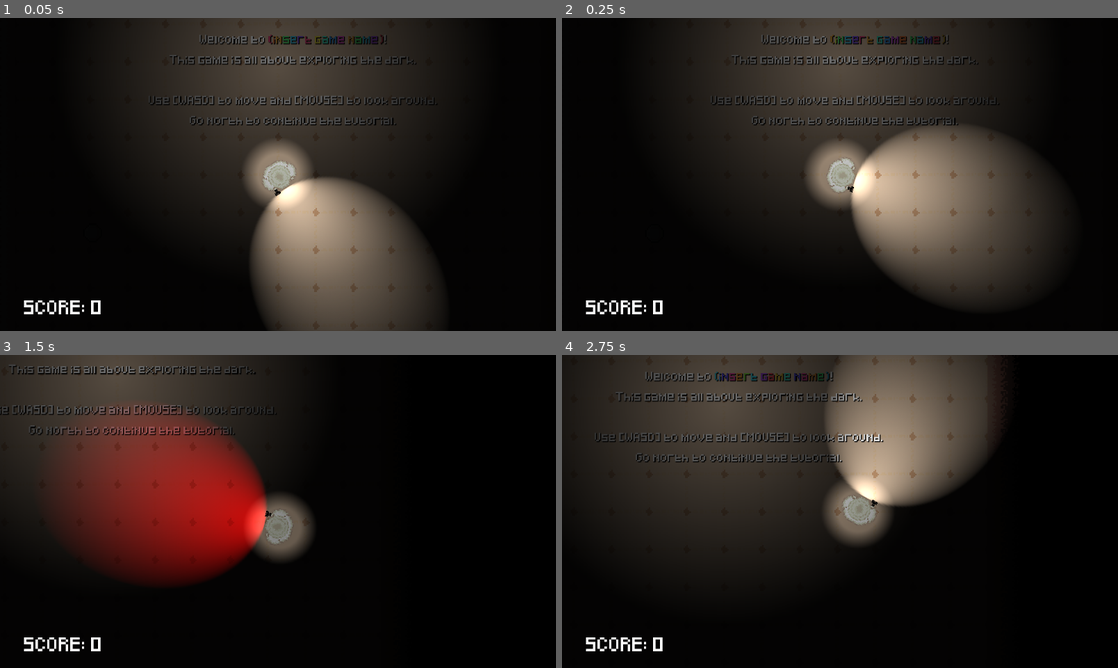
Above: before the commit, frames 1-4 (two rows, left to right).
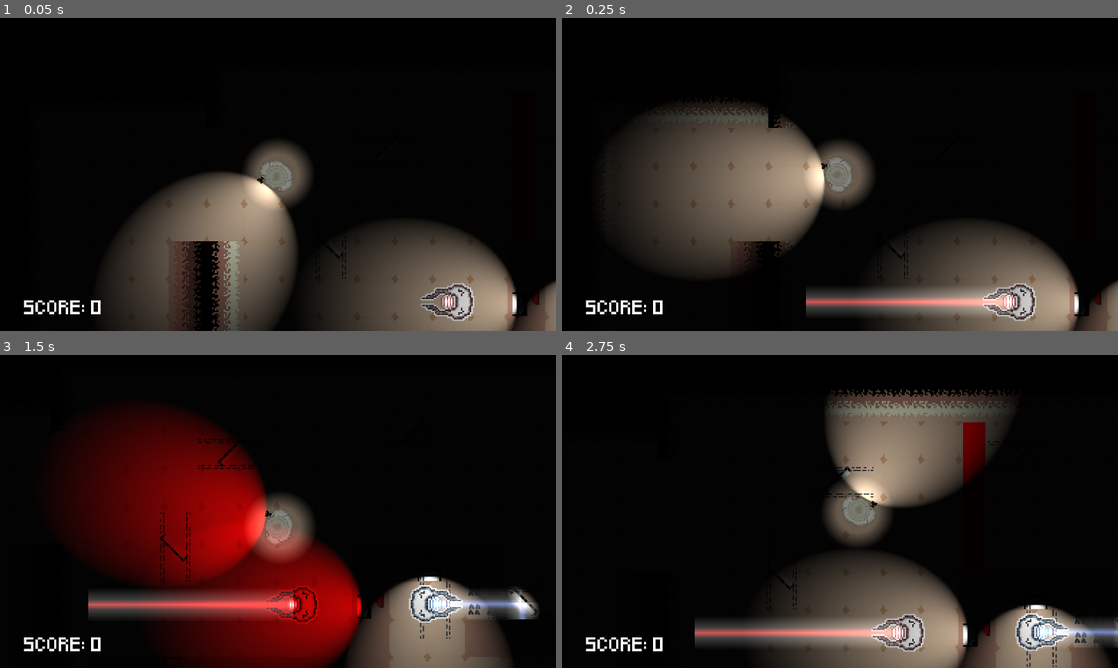
Above: after the commit, the same moments.

Repository: ToumaKamijou/Game-Making-A3
Game: Godot game, scene res://scenes/game_controller.tscn
The game is run twice, just before and just after one commit, with the same random seed, the same clock (stepped at 60 frames per second) and the same inputs.
Inputs (mouse positions are in pixels of both pictures, inside the frame that each line leads up to):
- Up to frame 1 (0.05 s): no input
- Up to frame 2 (0.25 s): no input
- Up to frame 3 (1.5 s): tap Enter at 0.5 s; move the mouse to (400, 495) at 0.52 s; hold D (move_right) 0.53-1.28 s; hold Space (change_flash_color) 0.53-1.28 s; move the mouse to (166, 527) at 1.27 s; hold S (move_down) from 1.28 s (still down); tap F (interact) at 1.35 s
- Up to frame 4 (2.75 s): move the mouse to (895, 442) at 2.02 s; release S (move_down) at 2.03 s; hold D (move_right) from 2.03 s (still down); tap R at 2.1 s

The runs differ from the first frame. In frame 1, 53% of the frame differs, in the area x 19-100%, y 0-100%; in frame 2, 57%, in the area x 8-100%, y 0-100%; in frame 3, 45%; in frame 4, 50%.

Commit message:
Lasers temporary fix
* Walls now get deleted on hit

Diff:
--- a/a-3-game/scenes/game_controller.tscn
+++ b/a-3-game/scenes/game_controller.tscn
@@ -19,6 +19,7 @@
 [node name="ViewportMover" type="Node2D" parent="."]
 
 [node name="Player" parent="ViewportMover" instance=ExtResource("1_ts4rt")]
+position = Vector2(1815, -4356)
 
 [node name="Fog" type="CanvasModulate" parent="ViewportMover"]
 script = ExtResource("2_rc0pn")
--- a/a-3-game/scripts/2D/gameplay/flashable_wall.gd
+++ b/a-3-game/scripts/2D/gameplay/flashable_wall.gd
@@ -49,6 +49,10 @@
 				if laser_origin and just_lit == false:
 					raycast.target_position = laser_origin.global_position - raycast.global_position
 					just_lit = true
+				#comment this out is laser work fine again
+				#for now delete the walls
+				await tween.finished
+				queue_free()
 			else:
 				just_lit = false
 				var tween = create_tween()
--- a/a-3-game/scripts/2D/gameplay/laser.gd
+++ b/a-3-game/scripts/2D/gameplay/laser.gd
@@ -41,7 +41,7 @@
 	if raycast.is_colliding():
 		collider = raycast.get_collider()
 		# Check if laser is currently being blocked and communicate this if so.
-		if collider.has_method("change_lit_status"):
+		if collider and collider.has_method("change_lit_status"):
 			collider.laser_origin = get_parent()
 			if visual.is_colliding() and collider != visual.get_collider():
 				if raycast.get_collision_point() != visual.get_collision_point():
@@ -50,7 +50,7 @@
 				collider.blocked = false
 
 		# Communicate necessary information to flashable walls to handle blocking/color switching.
-		if collider.is_in_group("Flashable"):
+		if collider and collider.is_in_group("Flashable"):
 			collider.laser_color = laser_color_enum
 			# Check whether target object is gone and skip it if so.
 			if collider.is_in_group("Disappeared"):
--- a/a-3-game/scripts/2D/player/player.gd
+++ b/a-3-game/scripts/2D/player/player.gd
@@ -125,7 +125,7 @@
 	for i in _collided_objects:
 		# Disable object if it is no longer being detected by the flashlight.
 		if not current_collisions_bodies.has(i):
-			if i.has_method("change_lit_status"):
+			if i and i.has_method("change_lit_status"):
 				i.player_lit = false
 
 	_collided_objects = current_collisions_bodies.duplicate()
--- a/a-3-game/scripts/2D/test/static_light.gd
+++ b/a-3-game/scripts/2D/test/static_light.gd
@@ -75,7 +75,7 @@
 				current_collisions_objects.append(collided)
 
 	for i in _collided_objects:
-		if not current_collisions_objects.has(i):
+		if i and not current_collisions_objects.has(i):
 			i.override = false
 			i.matched = false
 
